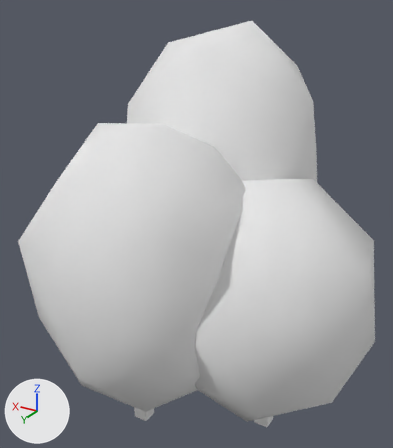
An edit to the OBJ model Assets/ModelsToBeImplemented/bush_Neutral.obj, drawn before and after from the same camera.
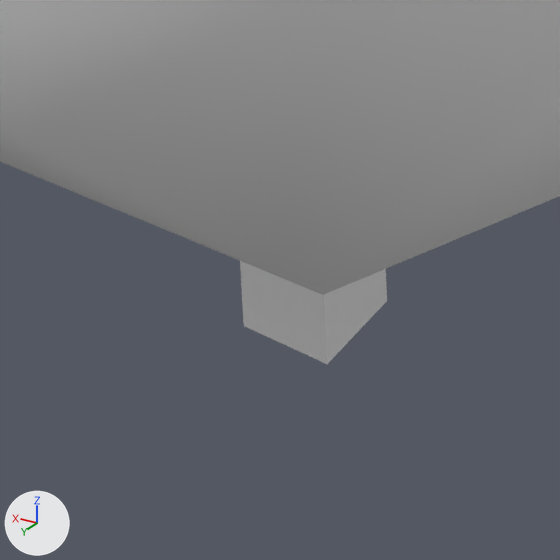
Each version appears first whole from a 50 mm lens placed at (-0.37, 0.599, 0.554), pointed at (-0.021, 0.019, 0.264), and next in a close-up on the part from 26% to 45% of the width and 83% to 100% of the height. Every picture has the same lights, and +X, +Y and +Z are marked at lower left. Where no turn or scale is listed for an object, it has been applied to the vertices.

The first close-up shows 'bush_Neutral'.
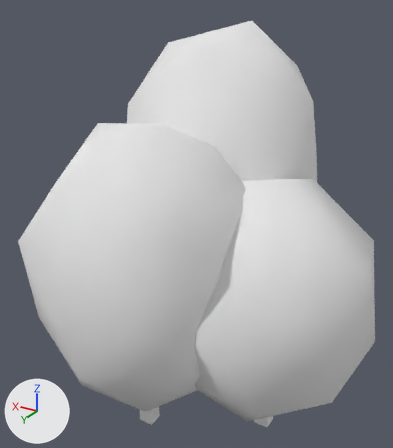
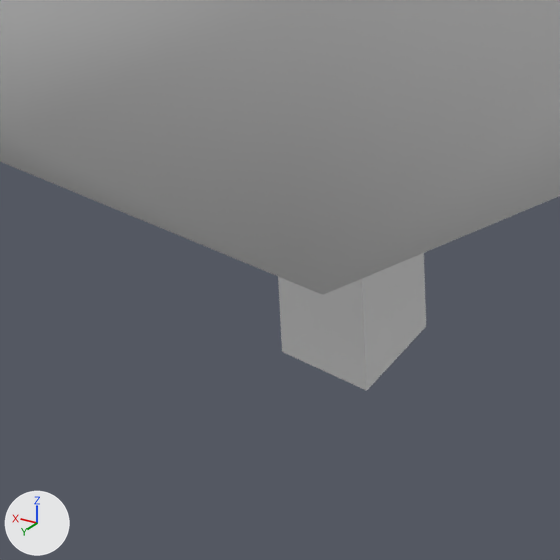
The newer file is also rescaled (x2.089) as a whole; pictures and numbers use the older file's frame.

Where the change shows, as pixel boxes (x1, y1, x2, y2) in the close-ups (560 x 560 px; the box of a moved part takes in the faces that stretch with it):
'bush_Neutral', reshaped
    before: (0, 0, 560, 364)
    after: (0, 0, 560, 391)
part 1 of me_bush_neutral, moved or reshaped
    before: (240, 261, 387, 364)
    after: (278, 253, 426, 391)

The change in detail:
me_bush_neutral has 97 vertices, 152 faces and spans x -0.27..0.151, y -0.241..0.241, z -0.005..0.517.
me_bush_neutral is used by ob_bush_neutral; location (0.0, 0.0, 0.0).
me_bush_neutral part 1: the loose piece of 8 vertices spanning x -0.001..0.019, y 0.103..0.123, z -0.005..0.062 is moved by (-0.011, 0.002, 0.0).
me_bush_neutral no longer uses material mat_bush_texturedfacets3 (white #e7e7e7).
me_bush_neutral no longer uses material mat_angel4_texturedfacets45 (white #e7e7e7).
me_bush_neutral no longer uses material mat_bush_texturedfacets1 (white #e7e7e7).
